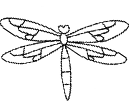
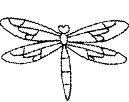
Two versions of the same layered image (129x102). Layer-by-layer changes:
painted on "Background" over [0, 17, 129, 101]
hid "New Layer" over [0, 17, 129, 101]
